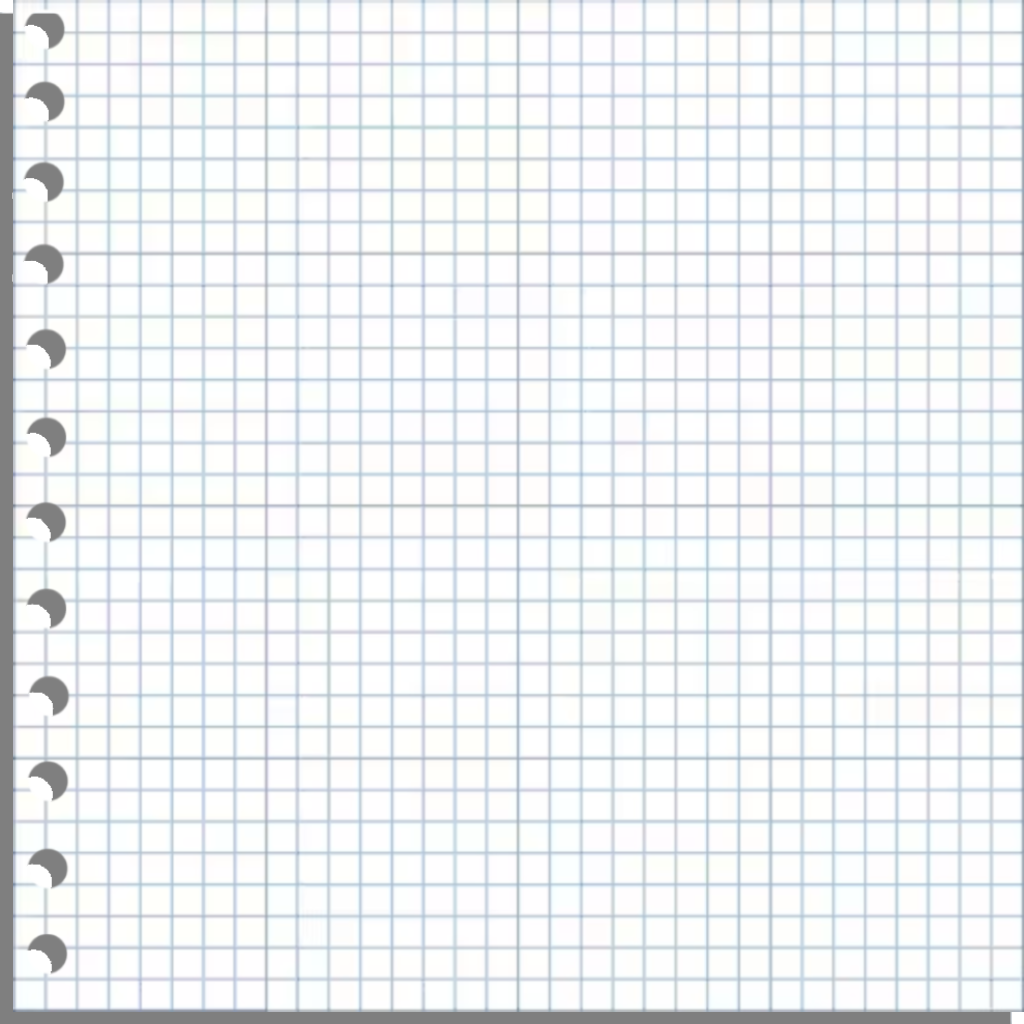
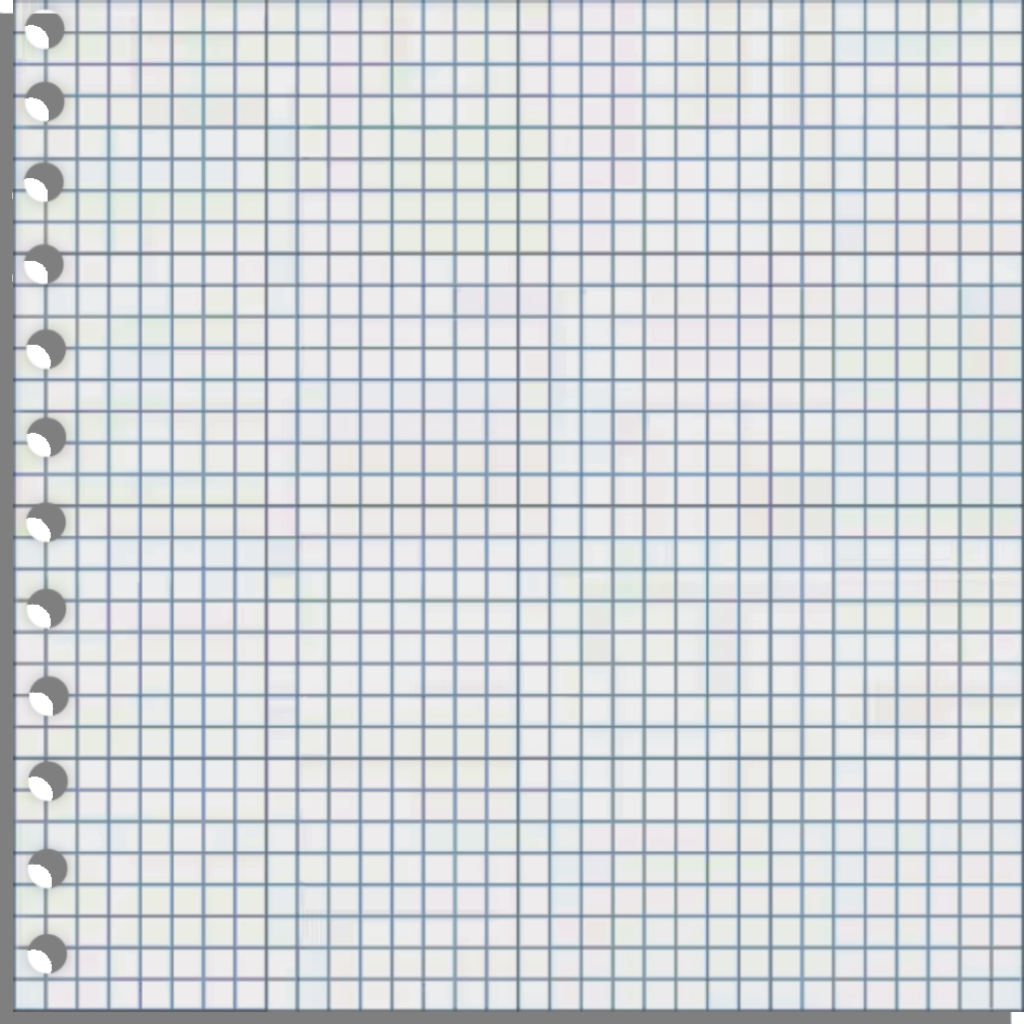
Before/after of a 1024x1024 layered artwork. What changed in the layer stack:
painted on "Warstwa 1" over [13, 0, 1024, 1012]
